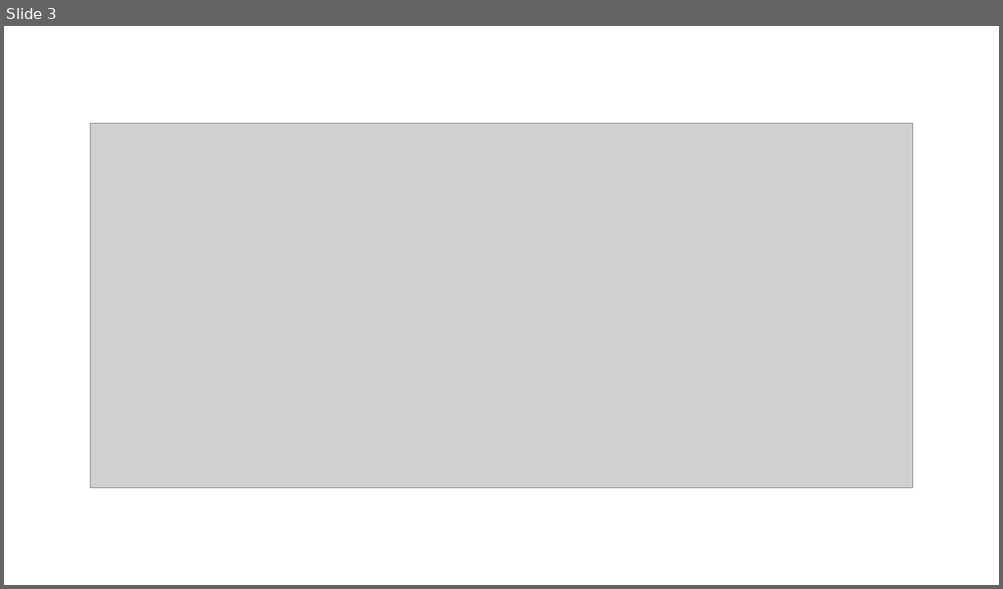
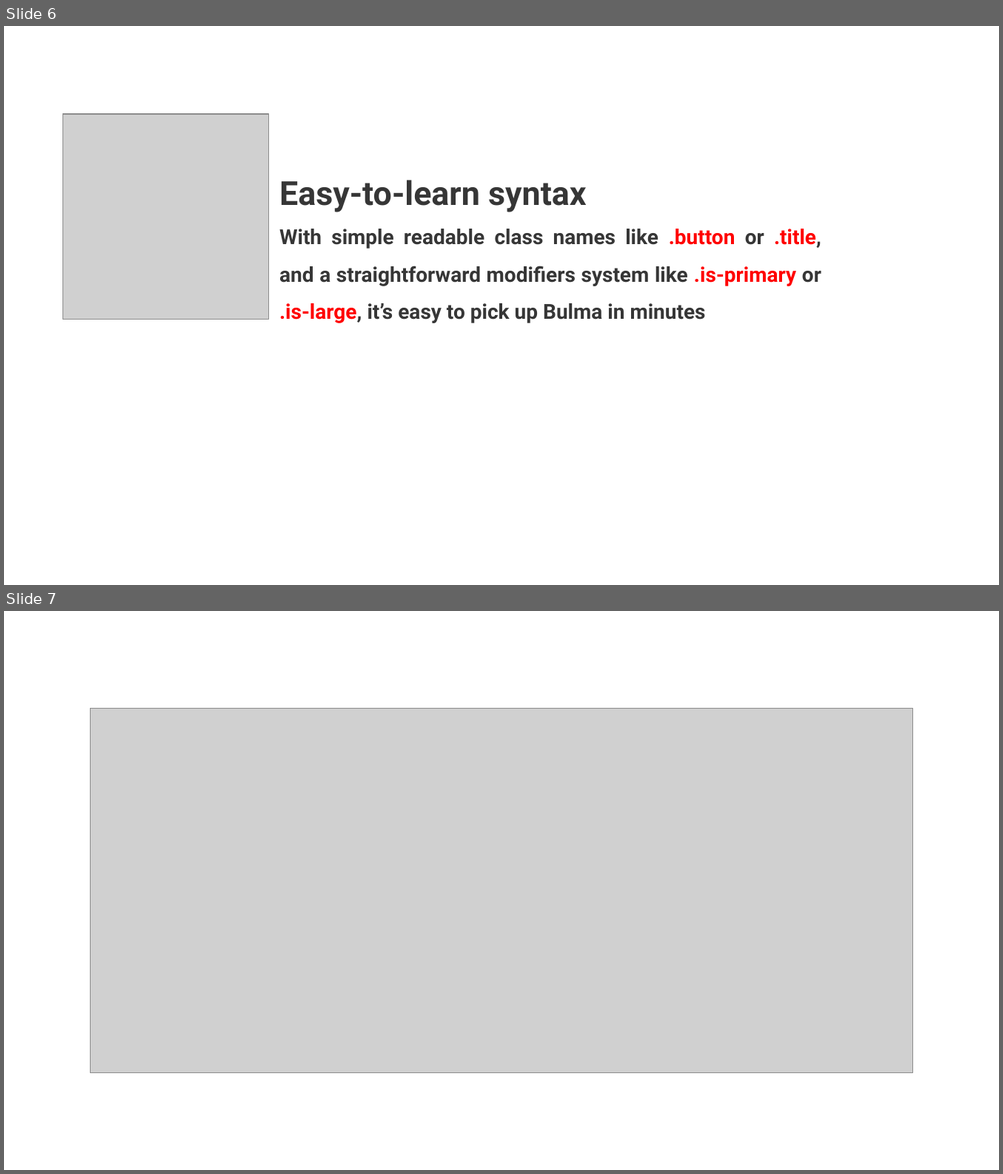
Before and after one commit to myprojectsfile/Learning-Bulma-Course, a slide deck: Course Materials/01- Introduction/01_04 - An Overview of Bulma Framework.pptx. Shown one above the other, each under a label of ours: slide 3 before the commit, slides 6 and 7 after it. The pictures are 1003x589 and 1003x1174 pixels, drawn with LibreOffice and Linux fonts; fonts in the diff are those of the drawing; grey boxes stand for pictures. Boxes give left, top, right and bottom in pixels: in the first picture for what was removed or moved away, otherwise in the second. Text is boxed around its words. In the diff, an @@ line names an element or a change of style, - is before the commit and + after.

Commit message:
Add some content to Bulma overview Presentation

```diff
--- a/Course Materials/01- Introduction/01_04 - An Overview of Bulma Framework.pptx
+++ b/Course Materials/01- Introduction/01_04 - An Overview of Bulma Framework.pptx
@@ slide 6 added at [4,26,999,585], background #FFFFFF @@
@@ picture added at [63,114,269,320] @@
@@ text added at [279,180,821,323], 20 pt, text #363636, bold @@
+Easy-to-learn syntax
+With simple readable class names like .button or .title, and a straightforward modifiers system like .is-primary or .is-large, it’s easy to pick up Bulma in minutes
@@ what was slide 3 is now slide 7 @@
```
Also in this commit, not shown: 1 slide changed, 7 other slides added, 4 slides removed, 13 other files.
